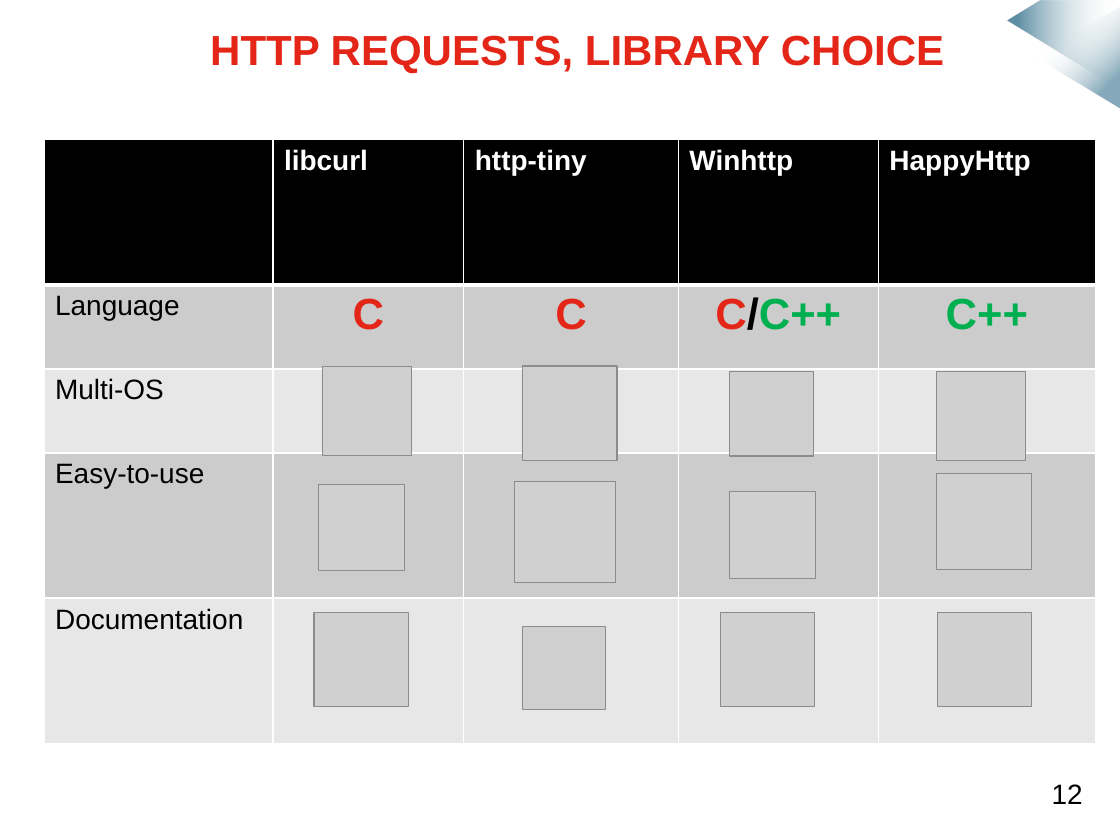
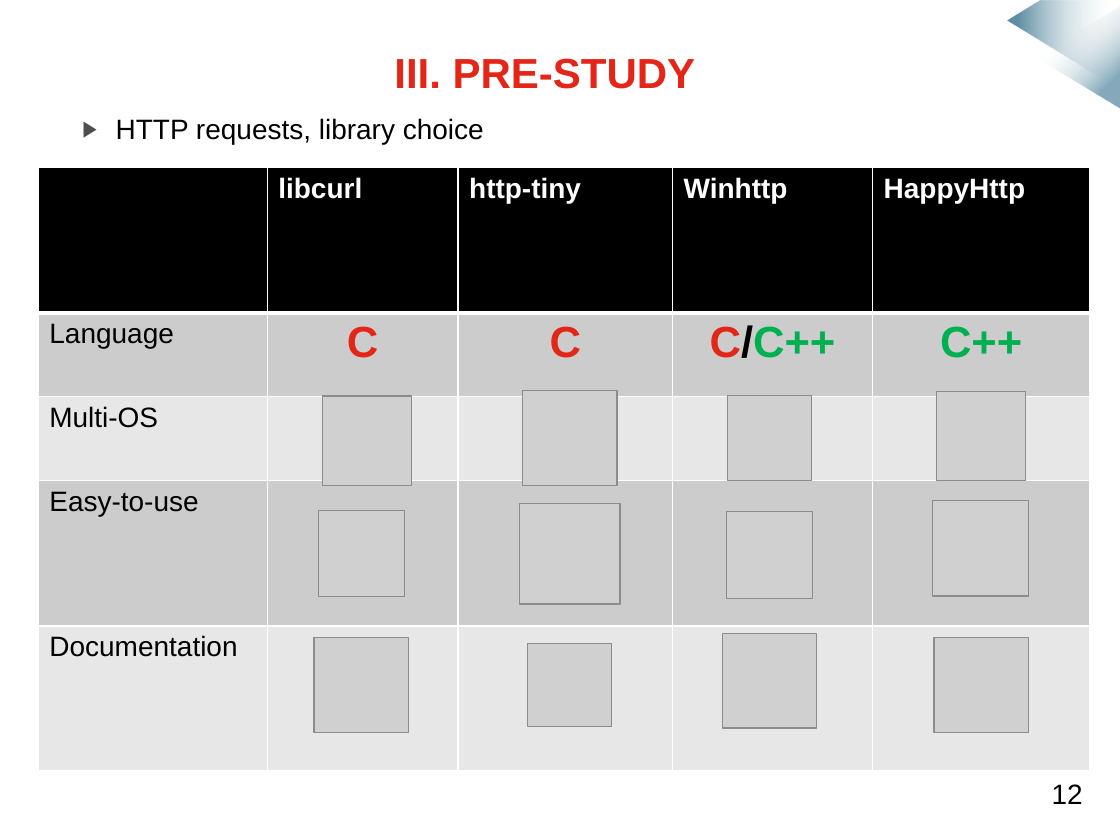
Before and after one commit to mmeven/EP_Domotique_Tablette, a slide deck: slide 10 of Rendu/Diapo_prototype_janvier.pptx. Drawn at 1120x840 pixels with LibreOffice and Linux fonts; fonts in the diff are those of the drawing; grey boxes stand for pictures; background and template pictures are left out. Boxes give left, top, right and bottom in pixels: in the first picture for what was removed or moved away, otherwise in the second. Text is boxed around its words. In the diff, an @@ line names an element or a change of style, - is before the commit and + after.

```diff
--- a/Rendu/Diapo_prototype_janvier.pptx
+++ b/Rendu/Diapo_prototype_janvier.pptx
@@ title added at <box>394,58,696,89</box>, 27 pt, text #E42618, bold @@
+III. PRE-STUDY
@@ text at <box>116,118,484,144</box>: text changed; size 27 to 18 pt; text colour #E42618 to #000000; bold off @@
-HTTP REQUESTS, LIBRARY CHOICE
+▶ HTTP requests, library choice
@@ table: place and size @@
-table at <box>44,140,1095,744</box>
+table at <box>38,168,1090,772</box>
@@ picture: place and size @@
-picture at <box>323,366,412,456</box>
+picture at <box>323,396,412,486</box>
@@ picture: place and size @@
-picture at <box>514,482,615,582</box>
+picture at <box>520,503,620,604</box>
@@ picture: place and size @@
-picture at <box>936,474,1032,569</box>
+picture at <box>933,501,1028,596</box>
@@ 4 pictures: place and size @@
-4 pictures at <box>314,366,813,707</box>
+4 pictures at <box>314,391,812,731</box>
@@ picture: place and size @@
-picture at <box>522,626,605,709</box>
+picture at <box>528,643,610,726</box>
@@ 3 pictures: place and size @@
-3 pictures at <box>720,372,1025,707</box>
+3 pictures at <box>722,392,1025,728</box>
@@ picture: place and size @@
-picture at <box>937,613,1032,707</box>
+picture at <box>934,637,1028,731</box>
```
Also in this commit, not shown: 2 other slides changed.
